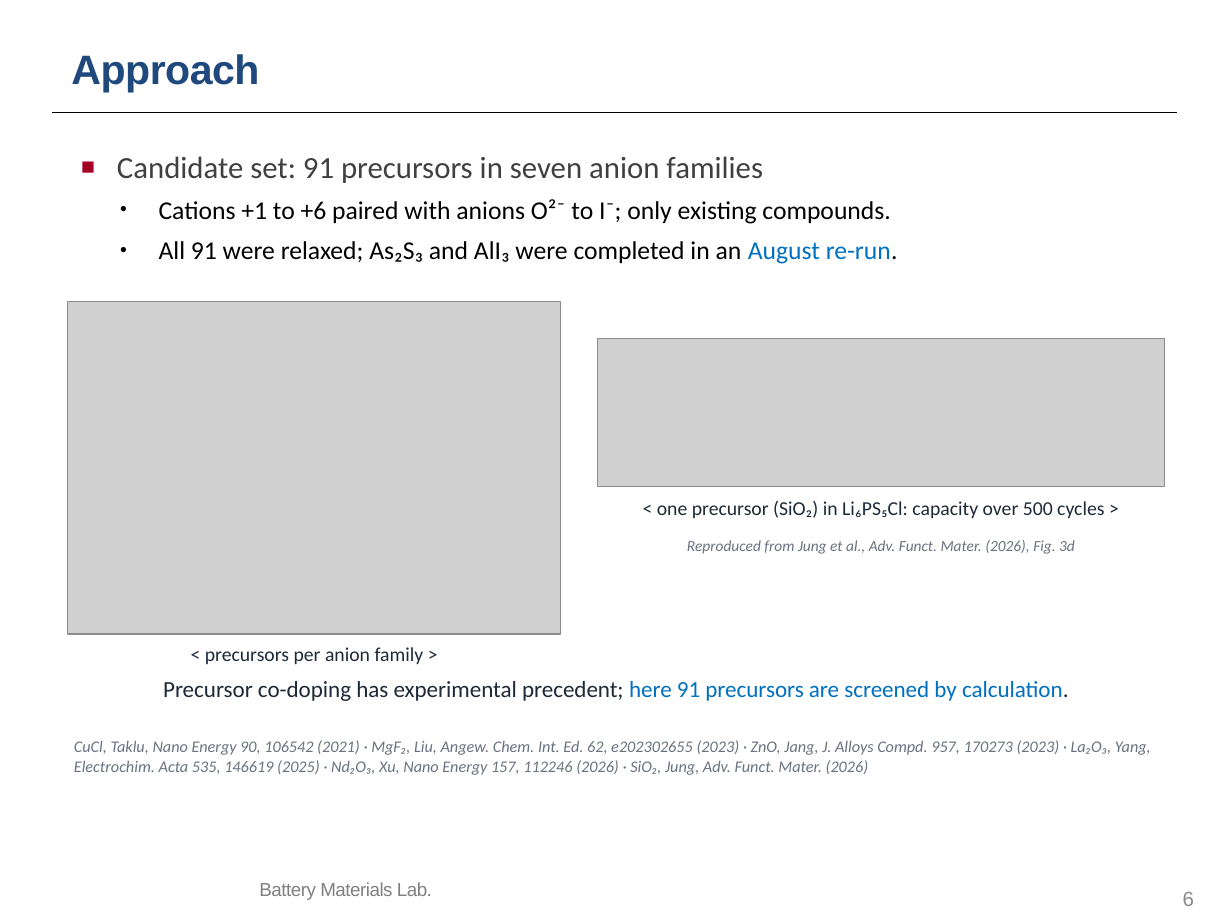
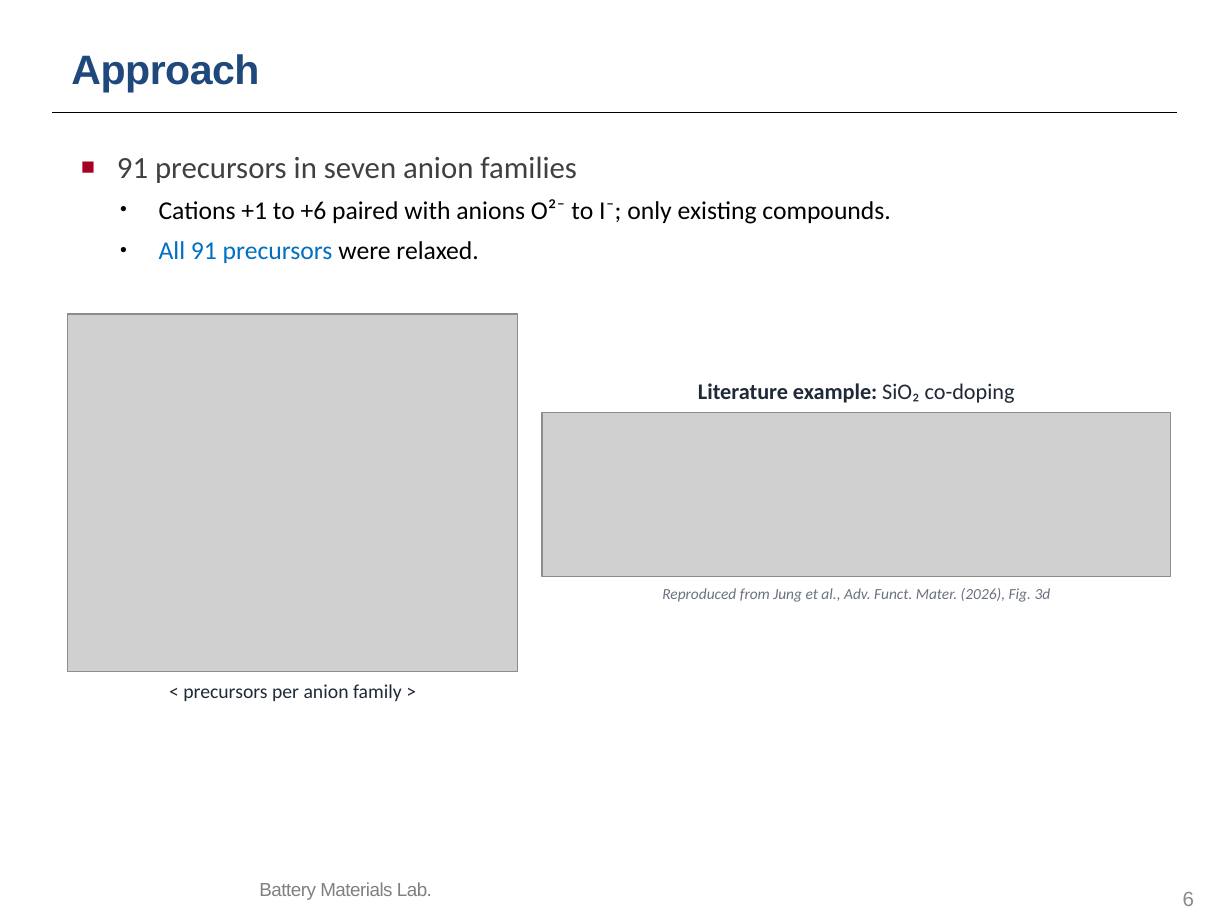
Before and after one commit to yonghoon7153-source/Yonghoon-DEM-DFT, a slide deck: slide 6 of kb/seminars/Research_Seminar_2026_10_13_cascade_progress_lean.pptx. Drawn at 1232x924 pixels with LibreOffice and Linux fonts; fonts in the diff are those of the drawing; grey boxes stand for pictures; background and template pictures are left out. Boxes give left, top, right and bottom in pixels: in the first picture for what was removed or moved away, otherwise in the second. Text is boxed around its words. In the diff, an @@ line names an element or a change of style, - is before the commit and + after.

```diff
--- a/kb/seminars/Research_Seminar_2026_10_13_cascade_progress_lean.pptx
+++ b/kb/seminars/Research_Seminar_2026_10_13_cascade_progress_lean.pptx
@@ text at [117,156,577,183]: text changed @@
-■ Candidate set: 91 precursors in seven anion families
+■ 91 precursors in seven anion families
@@ text at [159,241,478,263]: text changed; text colour #000000 to #0070C0 @@
-• All 91 were relaxed; As₂S₃ and AlI₃ were completed in an August re-run.
+• All 91 precursors were relaxed.
@@ picture: place and size @@
-picture at [68,302,561,634]
+picture at [68,314,517,671]
@@ text at [698,383,1015,403]: text changed; size 11.5 to 13 pt; bold on @@
-< one precursor (SiO₂) in Li₆PS₅Cl: capacity over 500 cycles >
+Literature example: SiO₂ co-doping
@@ picture: place and size @@
-picture at [598,339,1164,487]
+picture at [542,413,1170,577]
@@ text "Reproduced from Jung et al., ...": place and size @@
-text "Reproduced from Jung et al., ..." at [687,540,1075,554]
+text "Reproduced from Jung et al., ..." at [662,588,1051,602]
@@ text "< precursors per anion family ...": place and size @@
-text "< precursors per anion family ..." at [205,647,424,664]
+text "< precursors per anion family ..." at [183,684,402,701]
@@ text removed at [163,681,1069,701] @@
-Precursor co-doping has experimental precedent; here 91 precursors are screened by calculation.
@@ text removed at [74,740,1151,775] @@
-CuCl, Taklu, Nano Energy 90, 106542 (2021) · MgF₂, Liu, Angew. Chem. Int. Ed. 62, e202302655 (2023) · ZnO, Jang, J. Alloys Compd. 957, 170273 (2023) · La₂O₃, Yang, Electrochim. Acta 535, 146619 (2025) · Nd₂O₃, Xu, Nano Energy 157, 112246 (2026) · SiO₂, Jung, Adv. Funct. Mater. (2026)
```
Also in this commit, not shown: 8 other slides changed, 22 other files.
